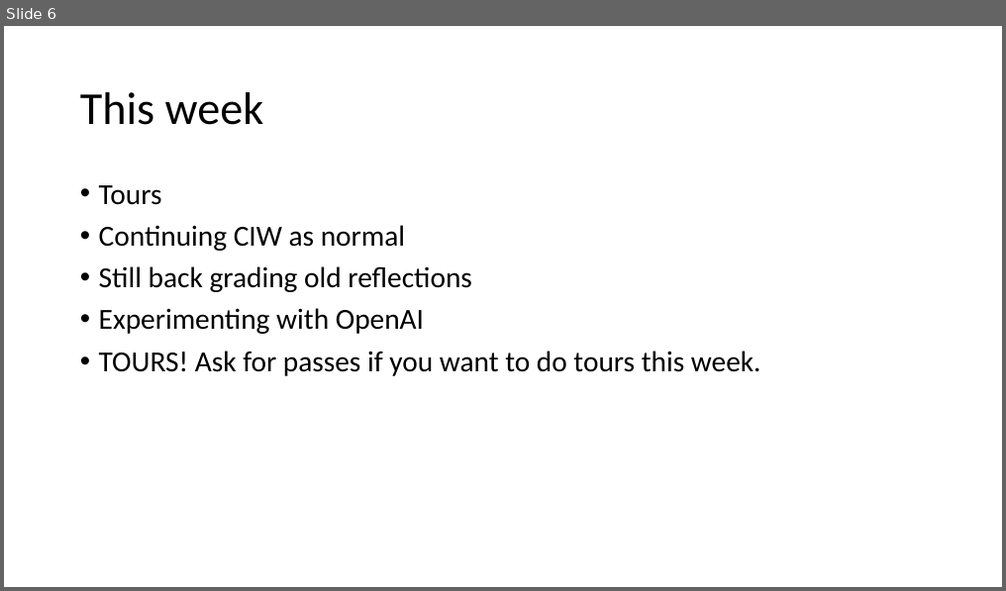
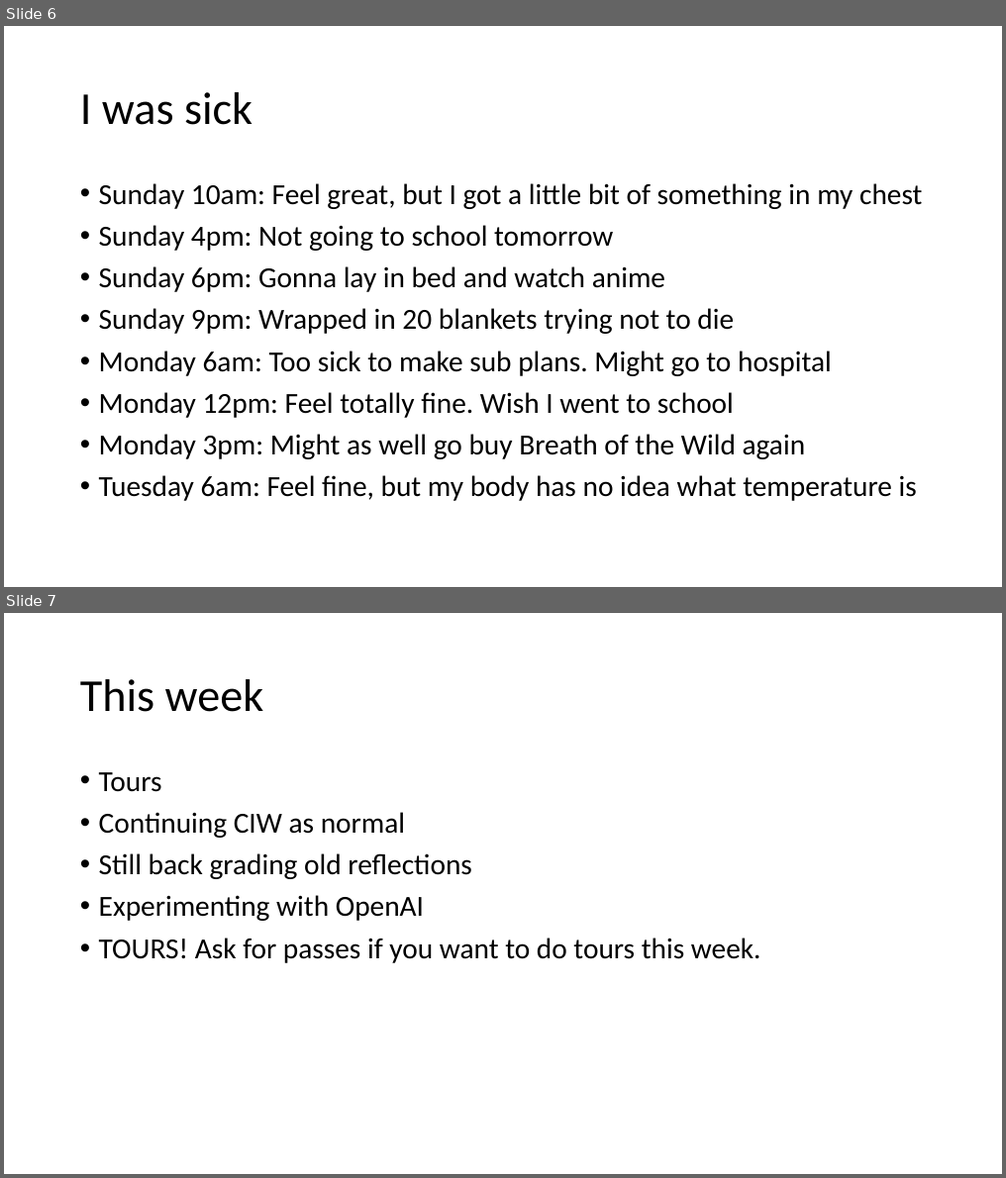
Before and after one commit to parke2023059/docpacs2223, a slide deck: docpac_18130123/Weekly Review.pptx. Shown one above the other, each under a label of ours: slide 6 before the commit, slides 6 and 7 after it. The pictures are 1006x591 and 1006x1178 pixels, drawn with LibreOffice and Linux fonts; fonts in the diff are those of the drawing. Boxes give left, top, right and bottom in pixels: in the first picture for what was removed or moved away, otherwise in the second. Text is boxed around its words. In the diff, an @@ line names an element or a change of style, - is before the commit and + after.

```diff
--- a/docpac_18130123/Weekly Review.pptx
+++ b/docpac_18130123/Weekly Review.pptx
@@ slide 6 added at (4, 26, 1002, 587), background #FFFFFF @@
@@ title added at (80, 92, 252, 125), 44 pt, text #000000 @@
+I was sick
@@ text added at (99, 183, 922, 501), 28 pt, text #000000 @@
+• Sunday 10am: Feel great, but I got a little bit of something in my chest
+• Sunday 4pm: Not going to school tomorrow
+• Sunday 6pm: Gonna lay in bed and watch anime
+• Sunday 9pm: Wrapped in 20 blankets trying not to die
+• Monday 6am: Too sick to make sub plans. Might go to hospital
+• Monday 12pm: Feel totally fine. Wish I went to school
+• Monday 3pm: Might as well go buy Breath of the Wild again
+• Tuesday 6am: Feel fine, but my body has no idea what temperature is
@@ what was slide 6 is now slide 7 @@
```
